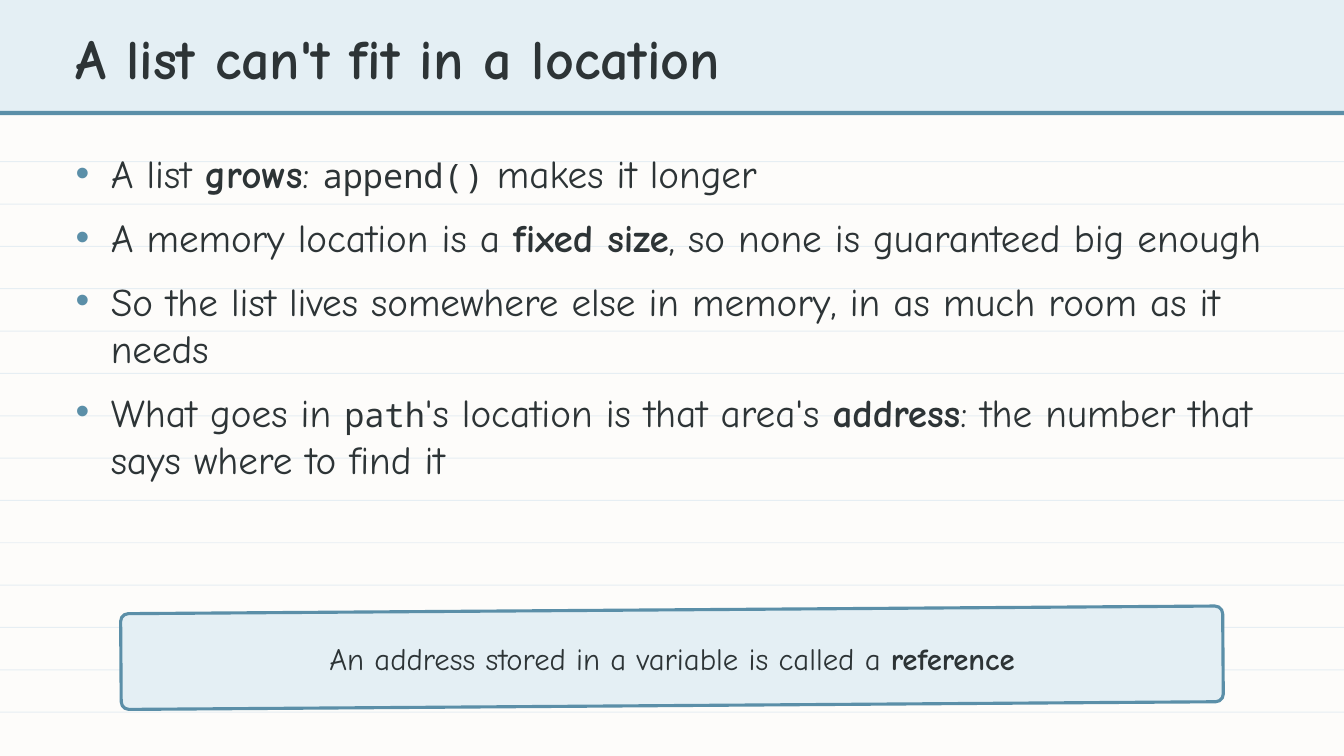
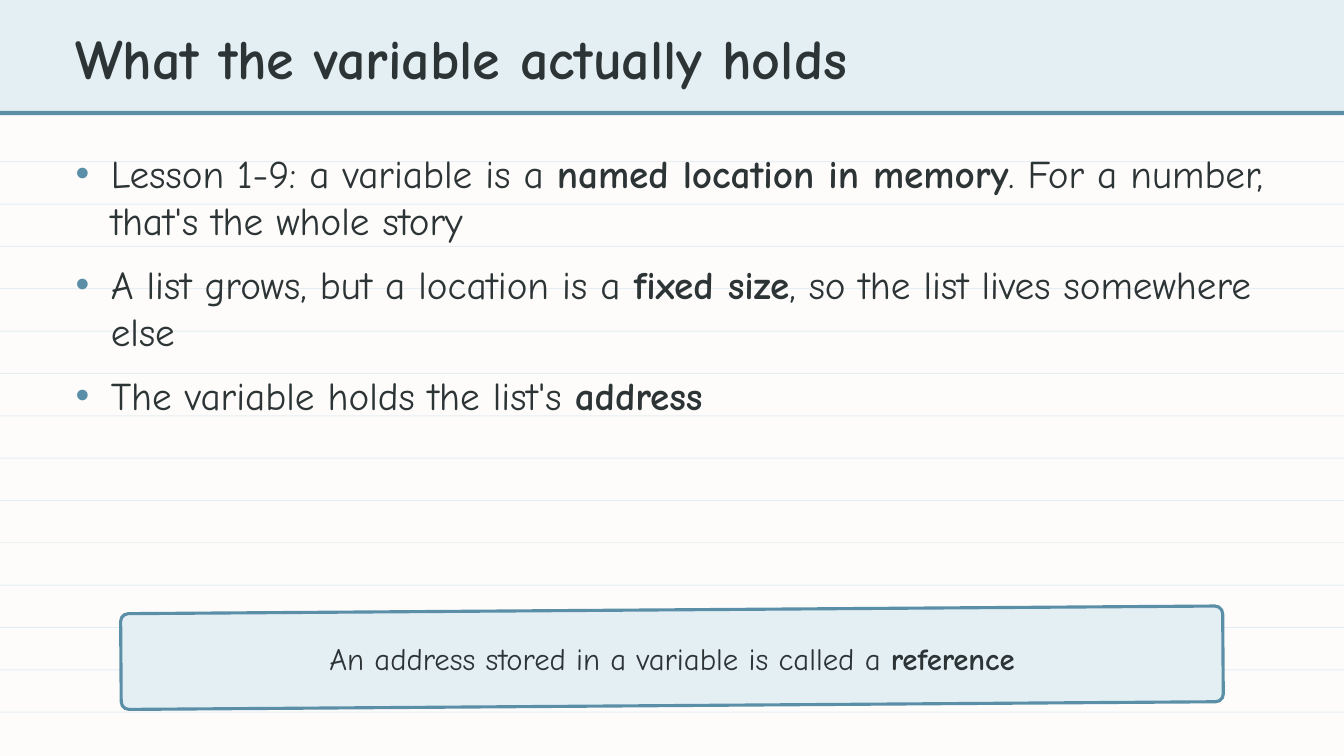
Before and after one commit to bradamiller/LearningPython, a slide deck: slide 19 of static/slides/module-04-manhattan/module-4-lesson-03-lists.pptx (slide 20 before the commit). Drawn at 1344x756 pixels with LibreOffice and Linux fonts; fonts in the diff are those of the drawing. Boxes give left, top, right and bottom in pixels: in the first picture for what was removed or moved away, otherwise in the second. Text is boxed around its words. In the diff, an @@ line names an element or a change of style, - is before the commit and + after.

```diff
--- a/static/slides/module-04-manhattan/module-4-lesson-03-lists.pptx
+++ b/static/slides/module-04-manhattan/module-4-lesson-03-lists.pptx
@@ text at <box>76,40,847,90</box>: text changed @@
-A list can't fit in a location
+What the variable actually holds
@@ text at <box>111,161,1263,411</box>: text changed @@
-• A list grows: append() makes it longer
-• A memory location is a fixed size, so none is guaranteed big enough
-• So the list lives somewhere else in memory, in as much room as it needs
-• What goes in path's location is that area's address: the number that says where to find it
+• Lesson 1-9: a variable is a named location in memory. For a number, that's the whole story
+• A list grows, but a location is a fixed size, so the list lives somewhere else
+• The variable holds the list's address
```
Also in this commit, not shown: 3 other slides changed, 2 slides removed, 5 other files.
